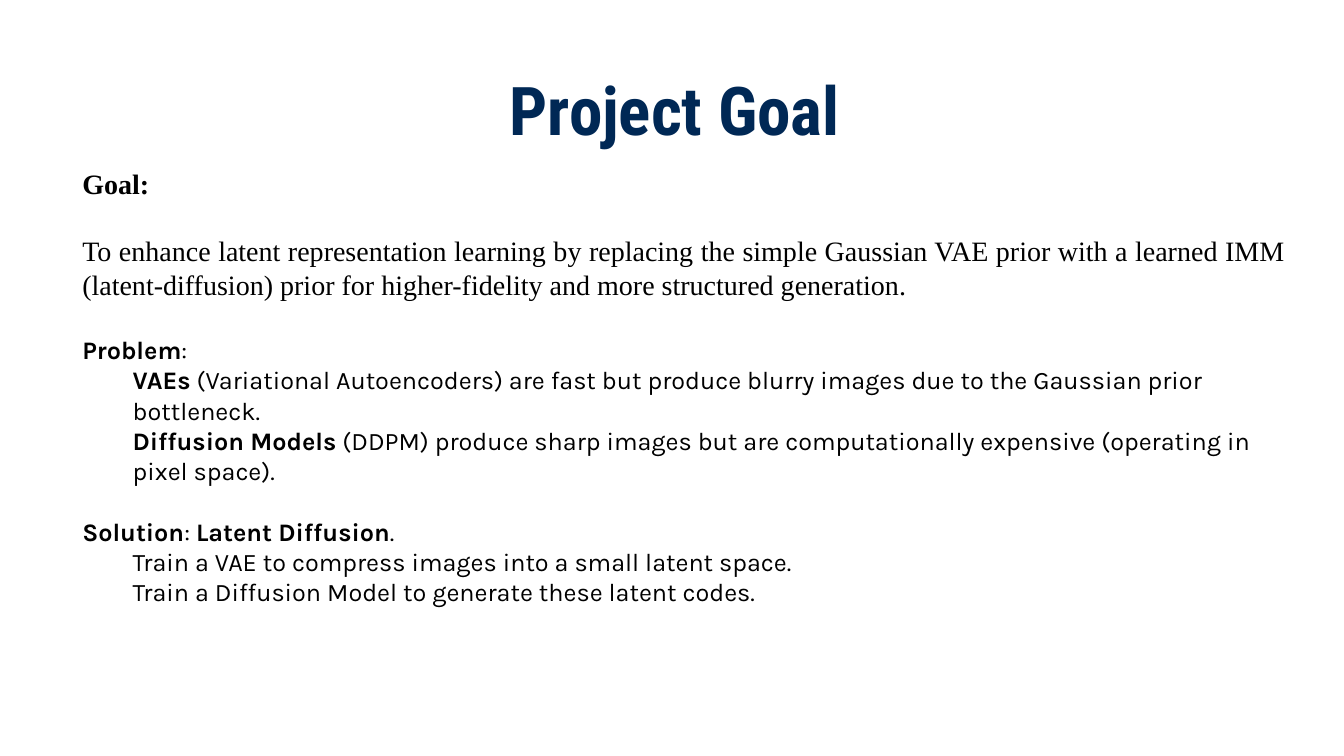
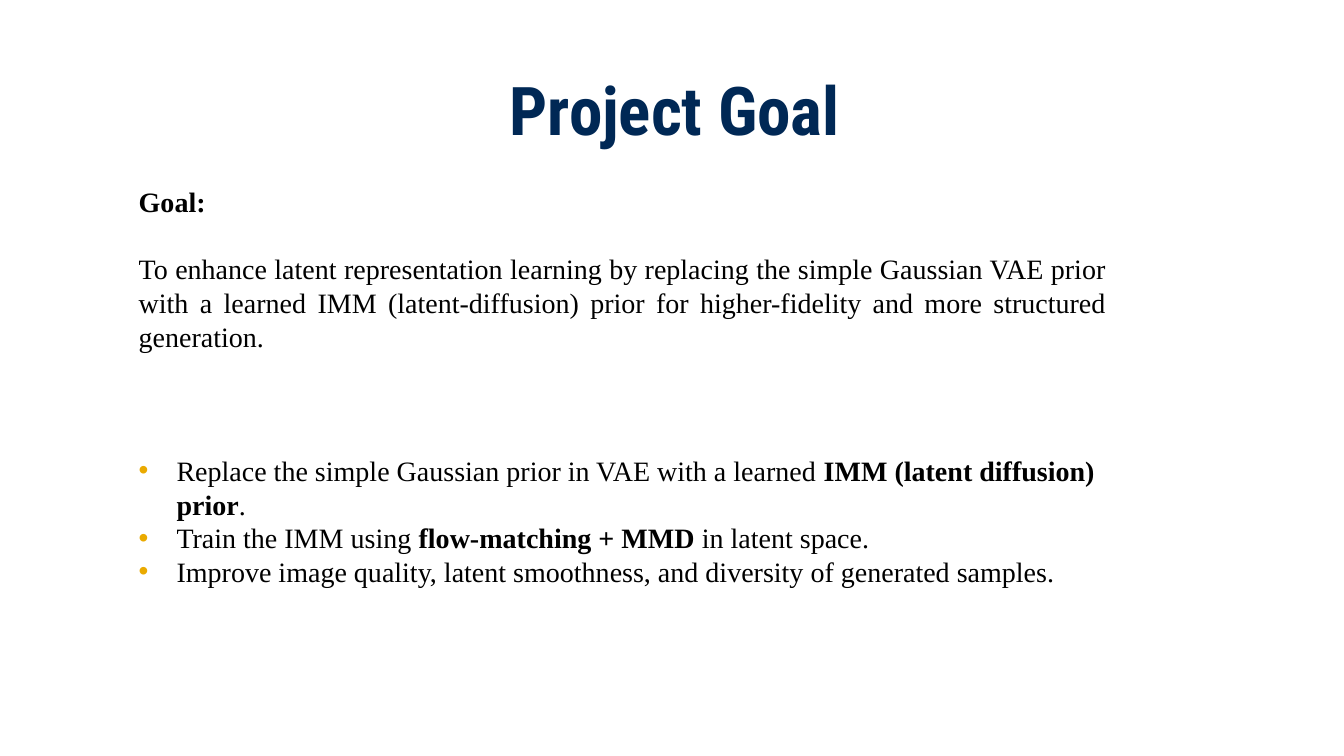
Before and after one commit to imranrimon/imm_vae, a slide deck: slide 3 of IMM_Midterm.pptx. Drawn at 1344x756 pixels with LibreOffice and Linux fonts; fonts in the diff are those of the drawing; background and template pictures are left out. Boxes give left, top, right and bottom in pixels: in the first picture for what was removed or moved away, otherwise in the second. Text is boxed around its words. In the diff, an @@ line names an element or a change of style, - is before the commit and + after.

```diff
--- a/IMM_Midterm.pptx
+++ b/IMM_Midterm.pptx
@@ text "Goal:": place and size @@
-text "Goal:" at <box>82,174,1284,607</box>
+text "Goal:" at <box>139,192,1105,587</box>
@@ text at <box>177,461,1094,587</box>: text changed; size 18 to 20 pt; font Karla to Times New Roman @@
-Problem:
-  VAEs (Variational Autoencoders) are fast but produce blurry images due to the Gaussian prior bottleneck.
-  Diffusion Models (DDPM) produce sharp images but are computationally expensive (operating in pixel space).
-Solution: Latent Diffusion.
-  Train a VAE to compress images into a small latent space.
-  Train a Diffusion Model to generate these latent codes.
+• Replace the simple Gaussian prior in VAE with a learned IMM (latent diffusion) prior.
+• Train the IMM using flow-matching + MMD in latent space.
+• Improve image quality, latent smoothness, and diversity of generated samples.
```
Also in this commit, not shown: 3 other slides changed, 3 slides added, 13 slides removed, 1 other file.
